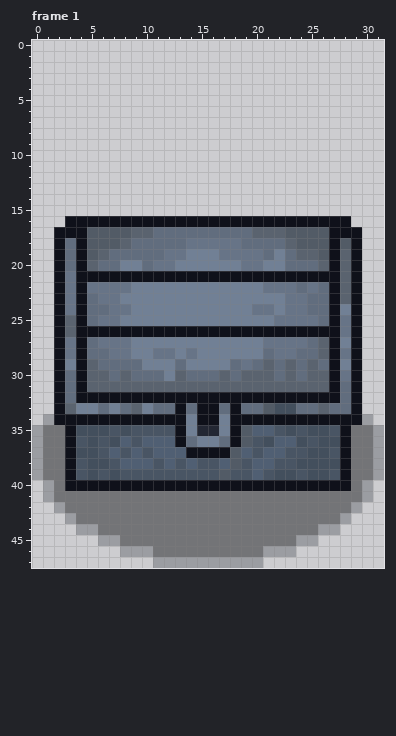
A pixel-art file gets an edit: Game Arts/Asefile/Chest.ase. Above: the version before the commit.
32x48 pixels, 2 frames. Colours within 5 levels of each other are drawn and written as one. Shown: frame 1. The commit also changed other frames, which this record leaves out.
And afterwards:
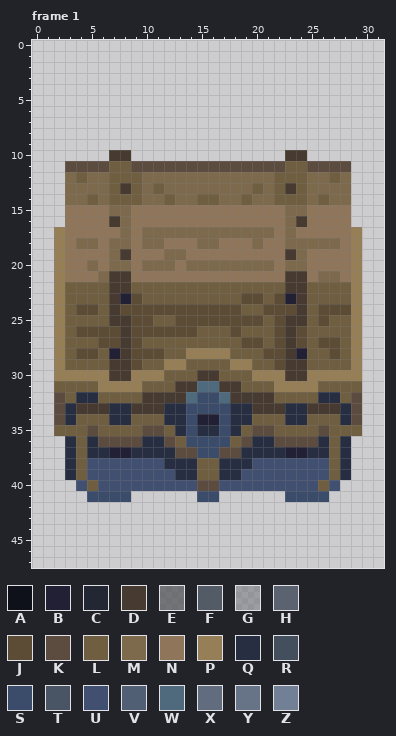
Palette (. is transparent): A #0f111a  B #222034  C #232733  D #473a31  E #525457bb  F #525b66  G #5e626972  H #5a636f  J #5c4c35  K #5c4b3f  L #705e40  M #7d694b  N #8f7559  P #967e56  Q #272e42  R #434f5d  S #3a4c69  T #495564  U #414f70  V #505f73  W #4f697d  X #616d7e  Y #677487  Z #718095
What changed:
Changed rows in their new state; - is an unchanged pixel.
Frame 1, layers "Layer", "Layer 2":
first column x 0:
10 -------DD--------------DD-------
11 ---KKKKLLKKKKKKKKKKKKKKLLKKKK---
12 ---MLMMLLLMMMMMMMMMMMMLLLMMLM---
13 ---MMMMLDLMLMMMMMMMMLMLDLMMMM---
14 ---MMLMLLLMMLMMLLMMLMMLLLMLMM---
15 ---NNNNMMNNNNNNNNNNNNNNMMNNNN---
16 ---NNNNDMNNNNNNNNNNNNNNMDNNNN---
17 --PNNNNNMNMMMMMMMMMMMMNMNNNNNP--
18 --PNMMNMMNMMNNNMMNNNMNNMMMMMNP--
19 --PNNNNMDNNNMMNNNNNNNNNDMNNNNP--
20 --PNNMNMMNMMMNMMMMMMMMNMMNNNNP--
21 --PNNNMDDNNNNNNNNNNNNNNDDNMMNP--
22 --PLLLLDDLLLLLLLLLLLLLLDDLLLLP--
23 --PLLLLDBJLLLLLLLLLJJLJBDLLLLP--
24 --PLJJLDJJJJJJJJJJJLLJJJDLJJJP--
25 --PLLLLDDJJLLJJJJJJJJLJDDLJLLP--
26 --PLJJJJDJJJJJJLLLJLLLJDJLLLLP--
27 --PLLLJJDJLLLLLLLLLJJLJDJLJJLP--
28 --PLJJLBDJJJLLPPPPLLLJJDBLLJLP--
29 --PLLLLDDJLLPPLLLLPPLLJDDLLLLP--
30 --PPPPPDDPPPLLLDDLLLPPPDDPPPPP--
31 --LLLLPPPPLLLDDWWDDLLLPPPPLLLL--
32 --KLQQLLLLDDDDWSSWDDDDLLLLQQLK--
33 --KQDDDQQDDDQQSSSSQQDDDQQDDDQK--
34 -.KQLLLQQLLLQQSBBSQQLLLQQLLLQK.-
35 ..LLLKLLLLKKLQSQQSQLKKLLLLKLLL..
36 ...QLQKKKKQQKLSSSSLKQQKKKKQLQ...
37 ...QLQQBBQQQQKKSSKKQQQQBBQQLQ...
38 ...QLUUUUUUUQQQLLQQQUUUUUUULQ...
39 ...QLUUUUUUUUQQLLQQUUUUUUUULQ...
40 -...ULUUUUUUUUUKKUUUUUUUUULU...-
41 -....SSSS......SS......SSSS....-
42 --............................--
43 ---..........................---
44 ----........................----
45 ------....................------
46 --------................--------
47 -----------..........-----------
Where, in picture pixels (left, top, right, bottom), the same in both pictures:
changed: (32, 150, 384, 568)
